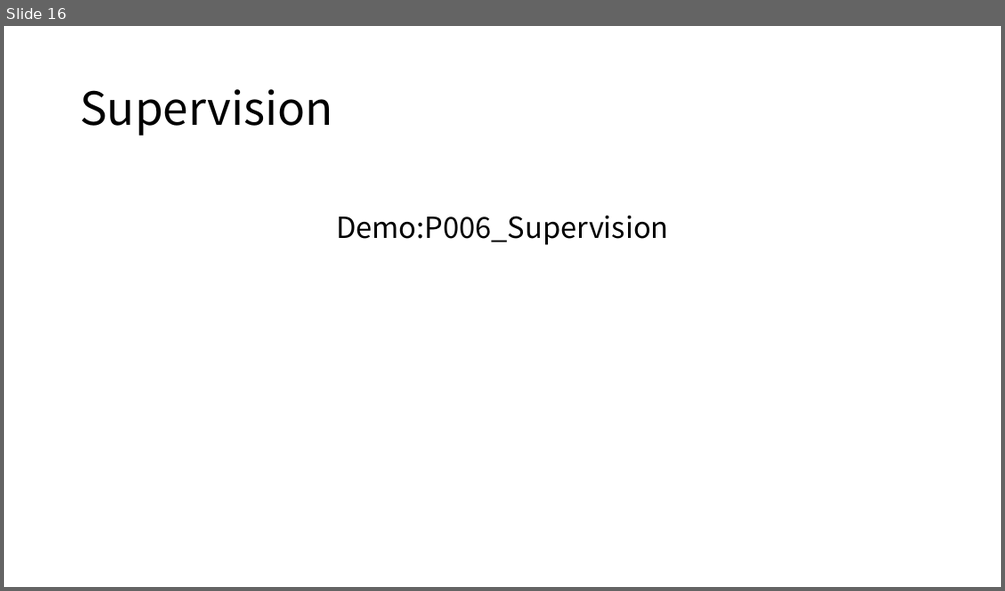
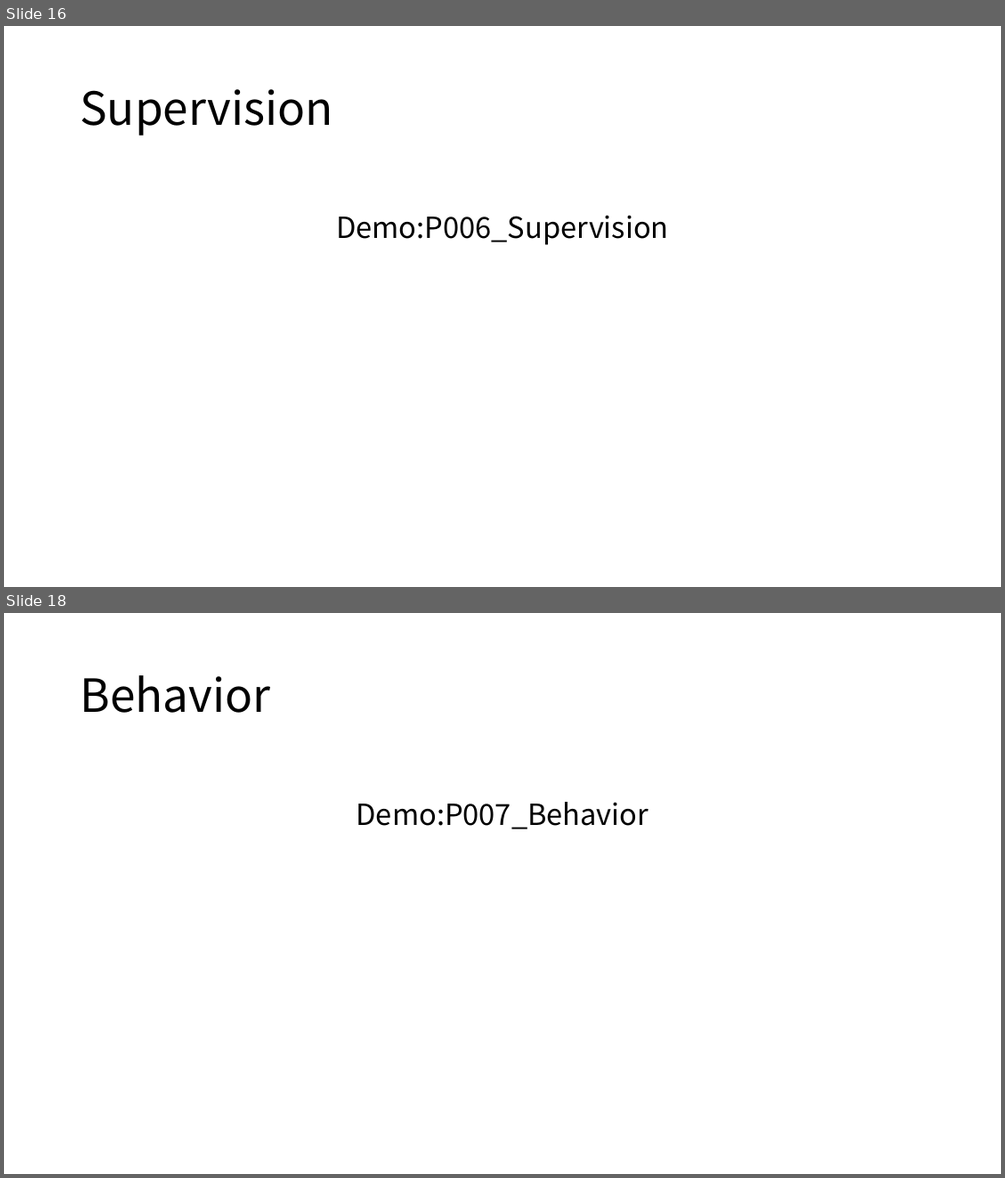
Before and after one commit to axzxs2001/ProtoActorSample, a slide deck: ProtoActorSample/Proto.Actor.pptx. Shown one above the other, each under a label of ours: slide 16 before the commit, slides 16 and 18 after it; the slides between them are not shown. The pictures are 1005x591 and 1005x1178 pixels, drawn with LibreOffice and Linux fonts; fonts in the diff are those of the drawing. Boxes give left, top, right and bottom in pixels: in the first picture for what was removed or moved away, otherwise in the second. Text is boxed around its words. In the diff, an @@ line names an element or a change of style, - is before the commit and + after.

Commit message:
Behavior PPT完成 创建Persistence项目

```diff
--- a/ProtoActorSample/Proto.Actor.pptx
+++ b/ProtoActorSample/Proto.Actor.pptx
@@ slide 18 added at <box>4,613,1001,1174</box>, background #FFFFFF @@
@@ title added at <box>80,675,270,713</box>, 44 pt, text #000000 @@
+Behavior
@@ text added at <box>356,802,649,829</box>, 28 pt, text #000000 @@
+Demo:P007_Behavior
```
Also in this commit, not shown: 1 other slide added, 3 other files.
